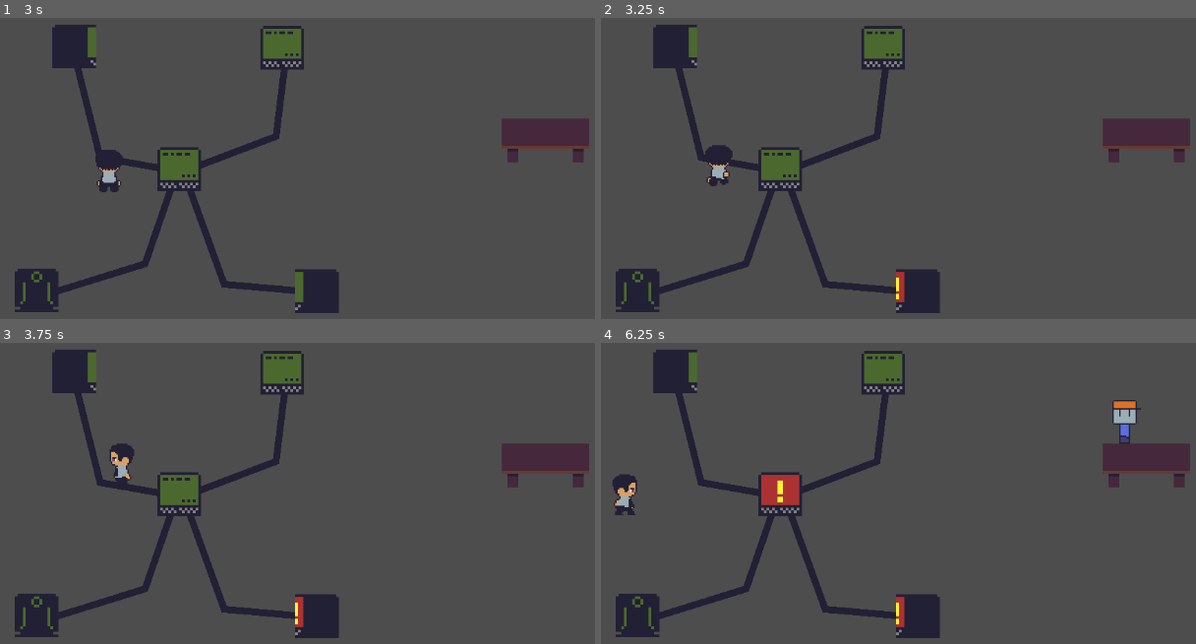
Above: before the commit, frames 1-4 (two rows, left to right).
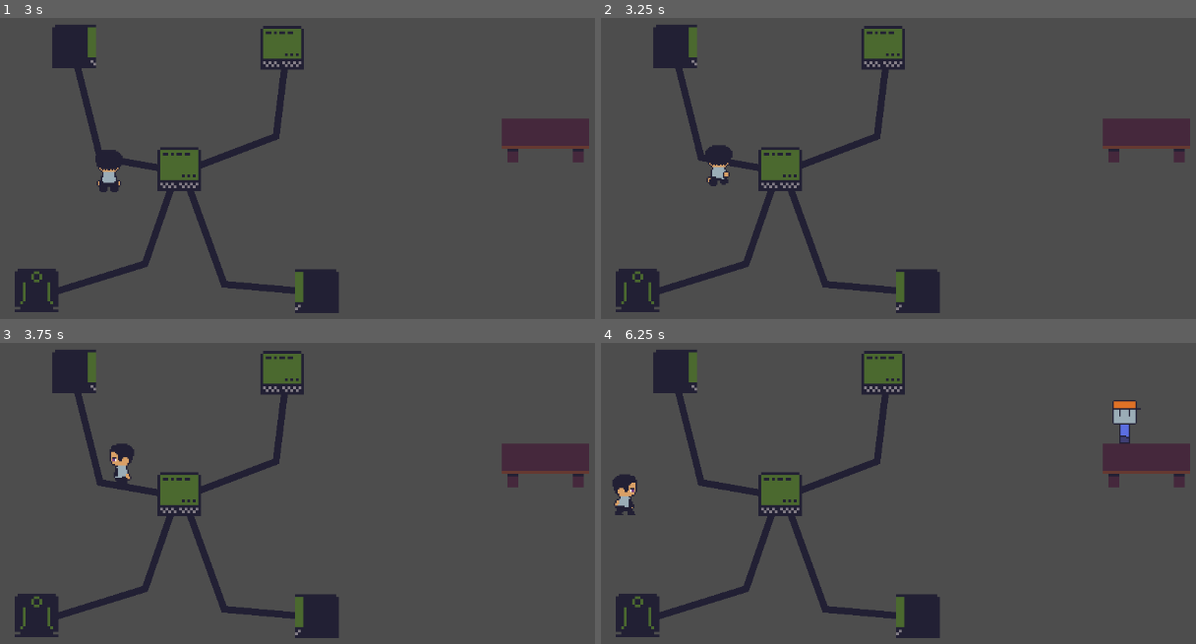
Above: after the commit, the same moments.

Repository: IsaelGabriel/lgj-2023
Game: Godot game, scene res://scenes/test_scene.tscn
Two runs of this game, one before a commit and one after it. Both use one fixed random seed, a clock stepped at 60 frames per second and the inputs below. The project has no main scene, so this scene is started directly.
Inputs:
- Up to frame 1 (3 s): tap Enter at 0.5 s; hold Right (p1_right) 0.53-1.28 s; tap Space (p1_use) every 0.75 s from 0.6 to 2.85 s; hold Down (p1_down) 1.28-2.03 s; hold Right (p1_right) 2.03-2.78 s; hold Up (p1_up) from 2.78 s (still down)
- Up to frame 2 (3.25 s): keep holding Up (p1_up)
- Up to frame 3 (3.75 s): release Up (p1_up) at 3.53 s; hold Left (p1_left) from 3.53 s (still down); tap Space (p1_use) at 3.6 s
- Up to frame 4 (6.25 s): tap Space (p1_use) at 4.35, 5.1, 5.85 s; release Left (p1_left) at 5.03 s; hold Down (p1_down) 5.03-5.78 s; hold Right (p1_right) from 5.78 s (still down)

Frame 1 is identical in both runs. In frame 2, 0.2% of the frame differs, in the area x 49-52%, y 84-95%; in frame 3, 0.2%; in frame 4, 0.8%, in the area x 26-52%, y 43-95%.

Commit message:
added use of the computer by the customer

Diff:
--- a/scripts/computer.gd
+++ b/scripts/computer.gd
@@ -12,19 +12,27 @@
 
 # direction handling
 @export var direction: Direction = Direction.DOWN
-
+var current_direction
 
 func _ready():
 	super()
 	match direction:
 			Direction.DOWN:
 				sprite.frame_coords.y = 0
+				current_direction=Vector2(0,-1)
 			Direction.UP:
 				sprite.frame_coords.y = 2
-			_:
+				current_direction=Vector2(0,1)
+			Direction.LEFT:
 				sprite.frame_coords.y = 1
+				current_direction=Vector2(1,0)
+				sprite.flip_h=true
+			Direction.RIGHT:
+				sprite.frame_coords.y = 1
+				current_direction=Vector2(-1,0)
 
-	sprite.flip_h = (direction == Direction.LEFT)
+
+
 
 func start(adjacency):
 	connections=adjacency
@@ -38,6 +46,7 @@
 	#	virus()
 
 func virus():
+	return
 	if status!=Status.VIRUS and imunity_timer.is_stopped():
 		status=Status.VIRUS
 		virus_timer.start()
@@ -57,3 +66,17 @@
 
 func _on_virus_timer_timeout():
 	infect()
+
+func _set_interacting_object(new_value): #new_value will always be a player
+	if status==Status.FREE:
+		interacting_object=new_value.guided_costumer
+		interacting_object.interacting_object=self
+		interacting_object.current_state=interacting_object.State.USE_PC
+		new_value.guided_costumer=null
+		new_value.swap_state()
+
+
+
+
+
+	print(interacting_object)
--- a/scripts/costumer.gd
+++ b/scripts/costumer.gd
@@ -10,6 +10,7 @@
 	set(new_state):
 		if new_state == current_state or not new_state is State: return
 		current_state = new_state
+const SPEED = 100.0
 
 var player
 
@@ -26,12 +27,15 @@
 			process_line(delta)
 		State.FOLLOW:
 			process_follow(delta)
+		State.USE_PC:
+			process_use_pc(delta)
 
 func process_line(delta):
 	pass
 
 func process_follow(delta):
 	if interacting_object!=null:
+
 		var target_position = interacting_object.position - interacting_object.current_direction * MIN_FOLLOW_DISTANCE
 
 		var normalized_position = (target_position - position).normalized()
@@ -40,6 +44,17 @@
 		if position.distance_to(target_position) < 2:
 			position = target_position
 
+func process_use_pc(delta):
+	if interacting_object!=null:
+
+		var target_position = interacting_object.position - interacting_object.current_direction * MIN_FOLLOW_DISTANCE
+
+		var normalized_position = (target_position - position).normalized()
+		await get_tree().create_timer(0.2)
+		position += normalized_position * delta * SPEED
+		if position.distance_to(target_position) < 2:
+			position = target_position
+
 
 	#if position.distance_to(target_position) < MIN_FOLLOW_DISTANCE:
 	#	normalized_position = (position - player.position).normalized()
--- a/scripts/front_desk.gd
+++ b/scripts/front_desk.gd
@@ -37,6 +37,7 @@
 		line[0].current_state = line[0].State.FOLLOW
 		line[0].interacting_object=interacting_object
 		interacting_object.state=interacting_object.State.GUIDING
+		interacting_object.guided_costumer=line[0]
 
 		line.pop_at(0)
 		for i in range(len(line)):
--- a/scripts/player.gd
+++ b/scripts/player.gd
@@ -143,7 +143,7 @@
 		current_target.selected = false
 		current_target = null
 
-func swap_state(new_value):
+func swap_state():
 	if state==State.FREE:
 		state=State.GUIDING
 	else:
